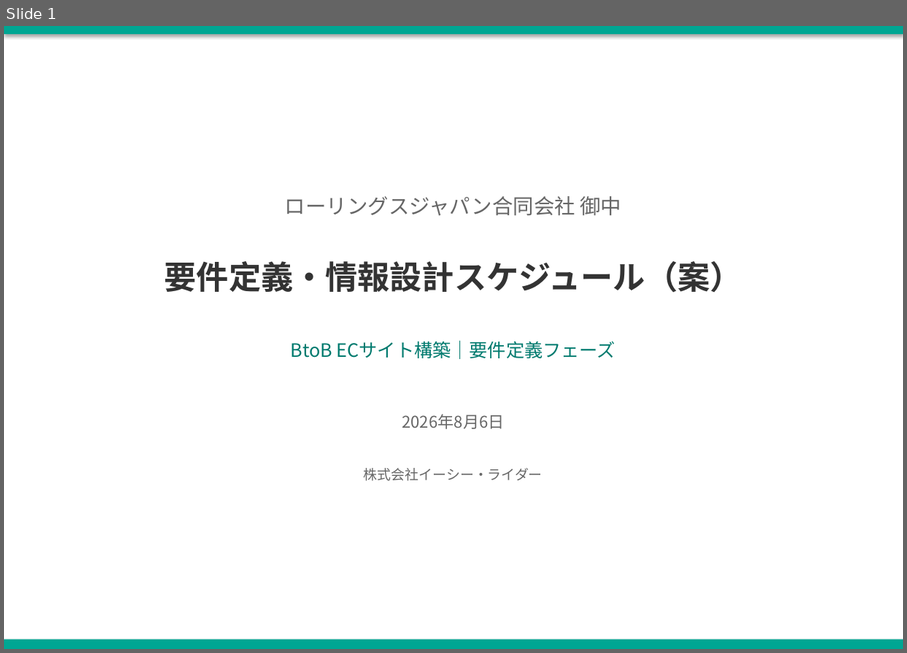
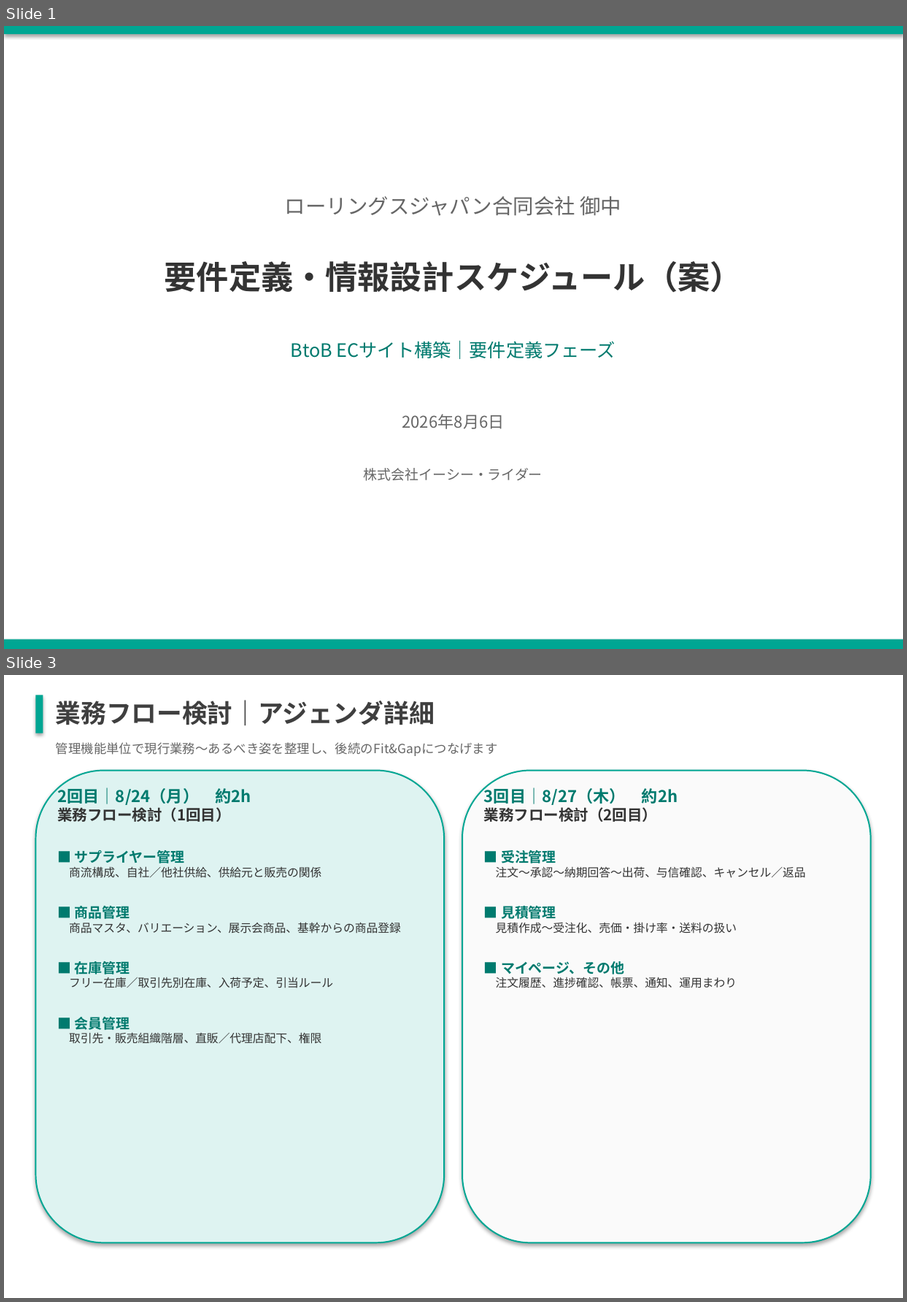
Before and after one commit to kozonoflight/git_tutorial, a slide deck: 要件定義WBS案_20260806.pptx. Shown one above the other, each under a label of ours: slide 1 before the commit, slides 1 and 3 after it; the slides between them are not shown. The pictures are 907x653 and 907x1302 pixels, drawn with LibreOffice and Linux fonts; fonts in the diff are those of the drawing. Boxes give left, top, right and bottom in pixels: in the first picture for what was removed or moved away, otherwise in the second. Text is boxed around its words. In the diff, an @@ line names an element or a change of style, - is before the commit and + after.

```diff
--- a/要件定義WBS案_20260806.pptx
+++ b/要件定義WBS案_20260806.pptx
@@ slide 3 added at [4,675,903,1298], background #FFFFFF @@
@@ rectangle added at [35,695,43,733], fill #00A693 @@
@@ text added at [56,700,435,725], 22 pt, text #3F3F3F, bold @@
+業務フロー検討｜アジェンダ詳細
@@ text added at [56,742,498,756], 11 pt, text #666666 @@
+管理機能単位で現行業務〜あるべき姿を整理し、後続のFit&Gapにつなげます
@@ rounded rectangle added at [35,771,444,1243], fill #DEF3F1, outline #00A693 1.25 pt @@
@@ rounded rectangle added at [462,771,871,1243], fill #FAFAFA, outline #00A693 1.25 pt @@
@@ text added at [57,786,401,1044], 10 pt, text #333333 @@
+2回目｜8/24（月） 約2h
+業務フロー検討（1回目）
+■ サプライヤー管理
+商流構成、自社／他社供給、供給元と販売の関係
+■ 商品管理
+商品マスタ、バリエーション、展示会商品、基幹からの商品登録
+■ 在庫管理
+フリー在庫／取引先別在庫、入荷予定、引当ルール
+■ 会員管理
+取引先・販売組織階層、直販／代理店配下、権限
@@ text added at [484,786,806,988], 10 pt, text #333333 @@
+3回目｜8/27（木） 約2h
+業務フロー検討（2回目）
+■ 受注管理
+注文〜承認〜納期回答〜出荷、与信確認、キャンセル／返品
+■ 見積管理
+見積作成〜受注化、売価・掛け率・送料の扱い
+■ マイページ、その他
+注文履歴、進捗確認、帳票、通知、運用まわり
```
Also in this commit, not shown: 3 slides changed, 1 other slide added, 1 slide removed.
